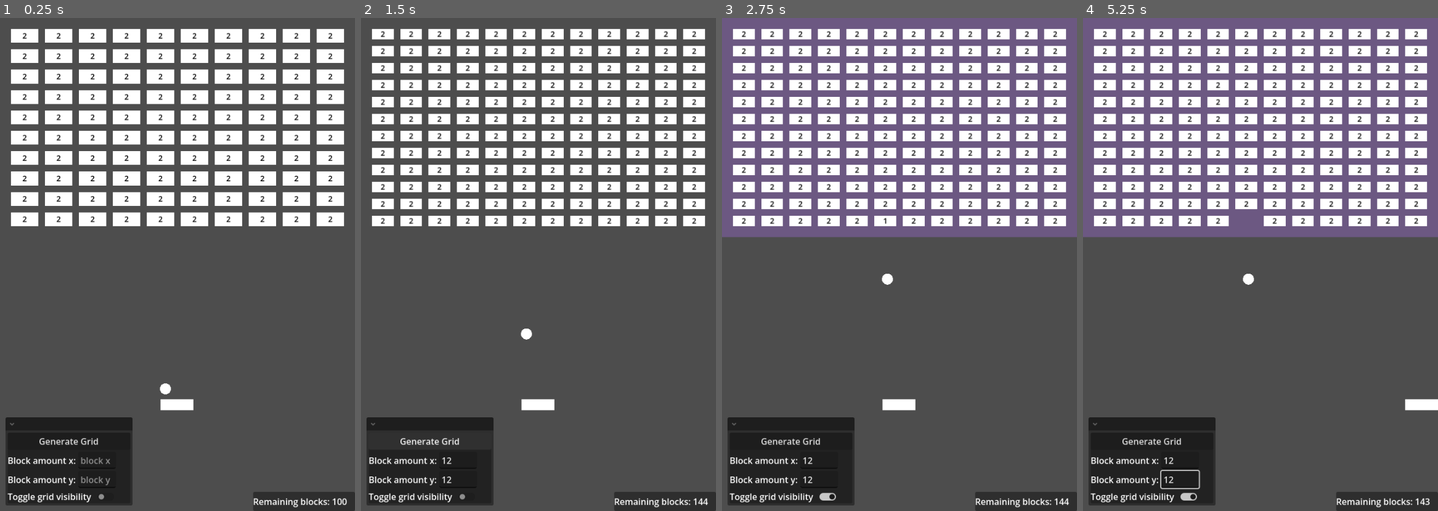
Above: before the commit, frames 1-4 (left to right).
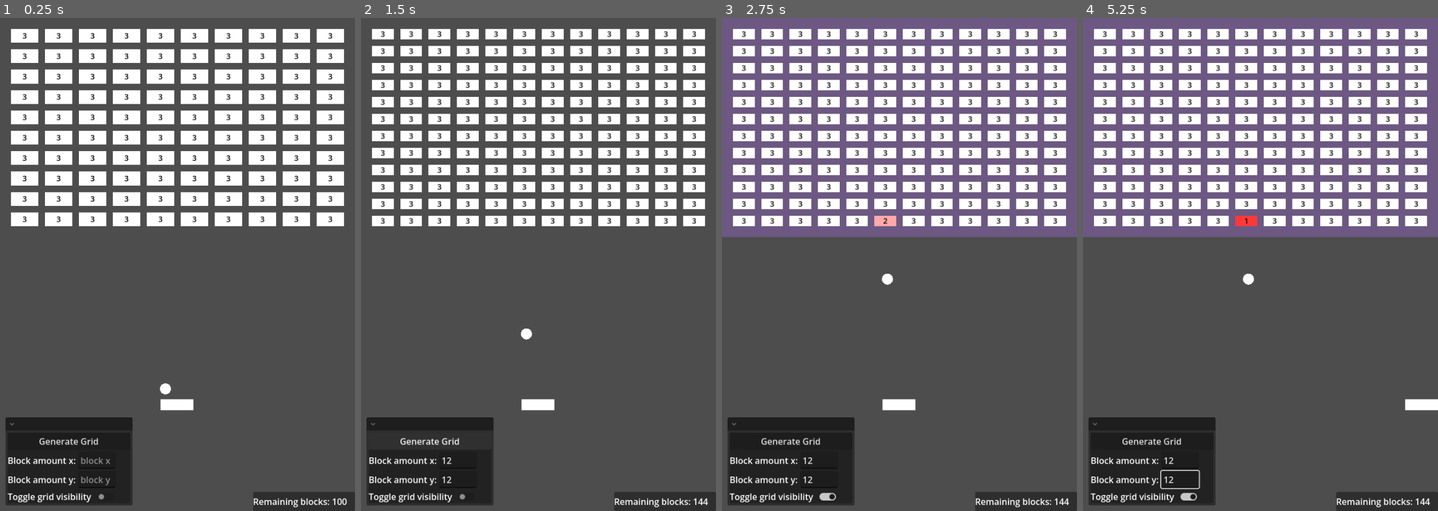
Above: after the commit, the same moments.

Repository: ProudFridge/Breakout
Game: Godot game, scene res://scenes/world/world.tscn
Same seed, same stepped clock (60 frames per second), same inputs: the game is played once before the commit and once after it.
Inputs (mouse positions are in pixels of both pictures, inside the frame that each line leads up to):
- Up to frame 1 (0.25 s): no input
- Up to frame 2 (1.5 s): click (456, 461) at 0.52 s; type "12" at 0.6 s; click (456, 481) at 0.75 s; type "12" at 0.83 s; click "Generate Grid" at 1.25 s
- Up to frame 3 (2.75 s): click (828, 496) at 2 s
- Up to frame 4 (5.25 s): tap Enter at 2.75, 5 s; move the mouse to (1427, 501) at 2.77 s; hold D (move_right) 2.78-3.53 s; tap Alt at 2.85, 4.35 s; click (1427, 501) at 2.92 s; move the mouse to (1189, 289) at 3.52 s; hold Down 3.53-4.28 s; tap Shift at 3.6, 5.1 s; tap Space at 4.25 s; move the mouse to (1296, 156) at 4.27 s; hold D (move_right) 4.28-5.03 s; move the mouse to (1242, 363) at 5.02 s; hold Up from 5.03 s (still down); click (1242, 363) at 5.17 s

The runs differ from the first frame. In frame 1, 0.7% of the frame differs, in the area x 6-94%, y 3-42%; in frame 2, 0.9%; in frame 3, 1.0%; in frame 4, 1.1%, in the area x 5-98%, y 2-99%.

Commit message:
Make the color of the blocks become more red as they take damage

Diff:
--- a/scenes/block/block.gd
+++ b/scenes/block/block.gd
@@ -2,12 +2,15 @@
 class_name Block
 
 @export var health: float = 2
+var initialHealth: float
 
 @onready var label: Label = $Label
+@onready var mesh: MeshInstance2D = $MeshInstance2D
 
 func _ready() -> void:
+	initialHealth = health
 	BlockManager.add_block(self)
-	label.text = str(int(round(health)))
+	update_health_label()
 
 # Decreases the block's health
 func take_damage(damage: float) -> void:
@@ -15,7 +18,10 @@
 	if health == 0:
 		BlockManager.remove_block(self)
 		delete()
-	label.text = str(int(round(health)))
+	update_health_label()
+	#mesh.modulate.r = move_toward(mesh.modulate.r, 0, health / initialHealth)
+	mesh.modulate = mesh.modulate.lerp(Color(1,0,0), (initialHealth - health) / initialHealth)
+	print((initialHealth- health) / initialHealth)
 
 # Sets the block's size
 func set_size(newSize: Vector2) -> void:
@@ -29,3 +35,6 @@
 # Deletes the block
 func delete() -> void:
 	queue_free()
+
+func update_health_label() -> void:
+	label.text = str(int(round(health)))
--- a/scenes/block/block.tscn
+++ b/scenes/block/block.tscn
@@ -14,6 +14,7 @@
 [node name="Block" type="CharacterBody2D" unique_id=1082513130]
 motion_mode = 1
 script = ExtResource("1_c27ow")
+health = 3.0
 
 [node name="CollisionShape2D" type="CollisionShape2D" parent="." unique_id=225417575]
 shape = SubResource("RectangleShape2D_yksjm")
